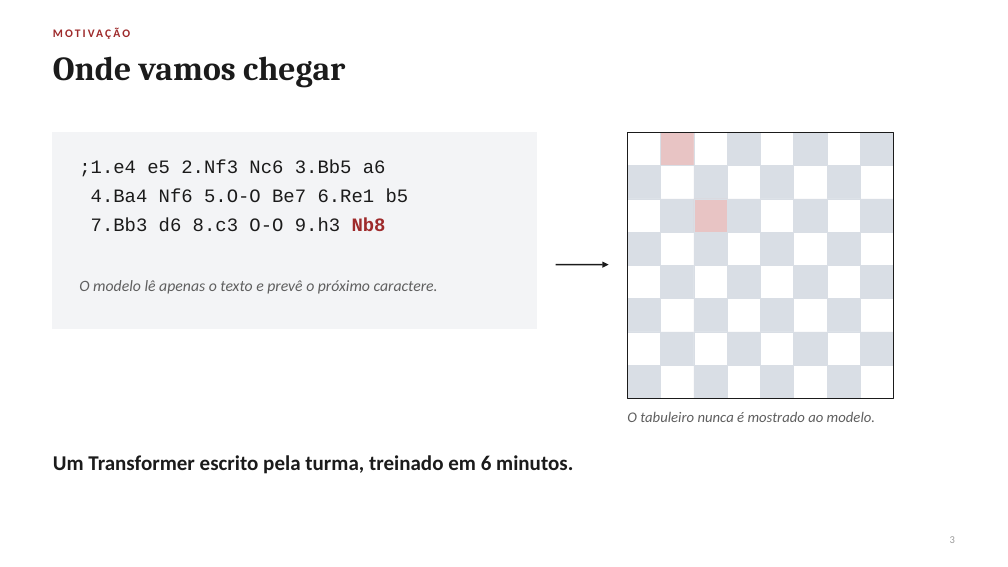
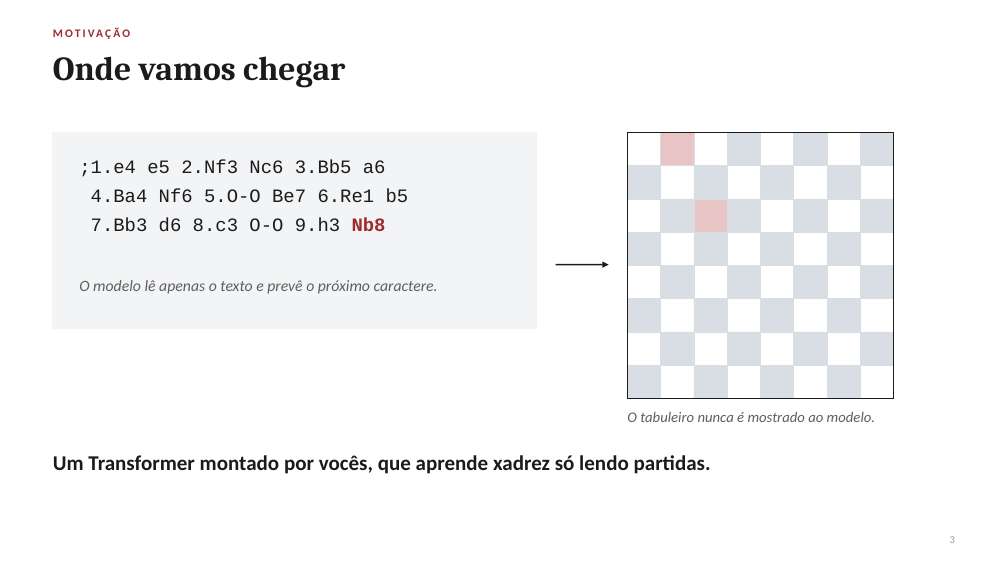
Before and after one commit to giovannibragasv/transformer-do-zero, a slide deck: slide 3 of slides/attention_workshop.pptx. Drawn at 1008x567 pixels with LibreOffice and Linux fonts; fonts in the diff are those of the drawing. Boxes give left, top, right and bottom in pixels: in the first picture for what was removed or moved away, otherwise in the second. Text is boxed around its words. In the diff, an @@ line names an element or a change of style, - is before the commit and + after.

```diff
--- a/slides/attention_workshop.pptx
+++ b/slides/attention_workshop.pptx
@@ text at [53, 455, 711, 474]: text changed @@
-Um Transformer escrito pela turma, treinado em 6 minutos.
+Um Transformer montado por vocês, que aprende xadrez só lendo partidas.
```
Also in this commit, not shown: 10 other slides changed, 13 slides added, 4 slides removed, 5 other files.
